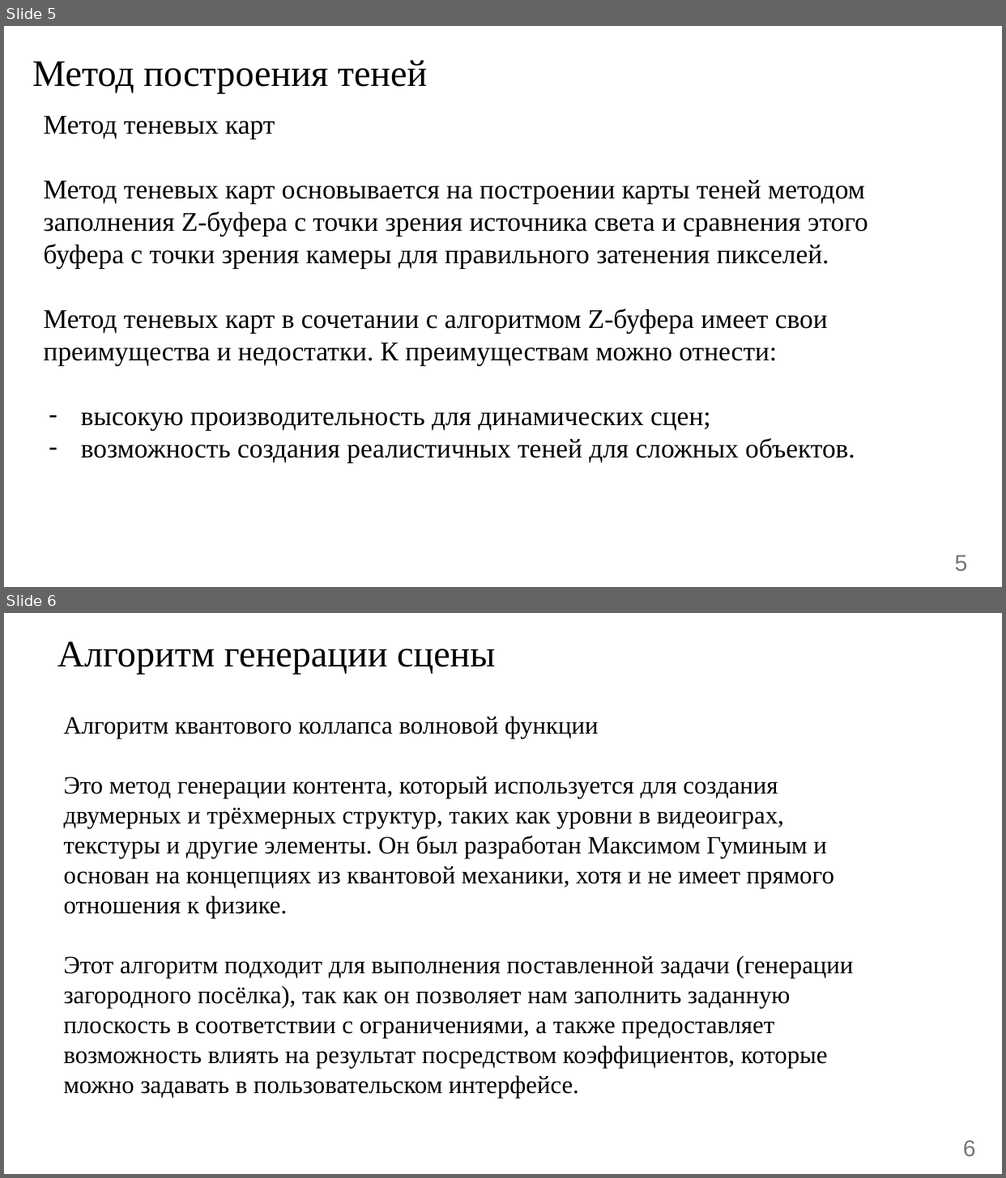
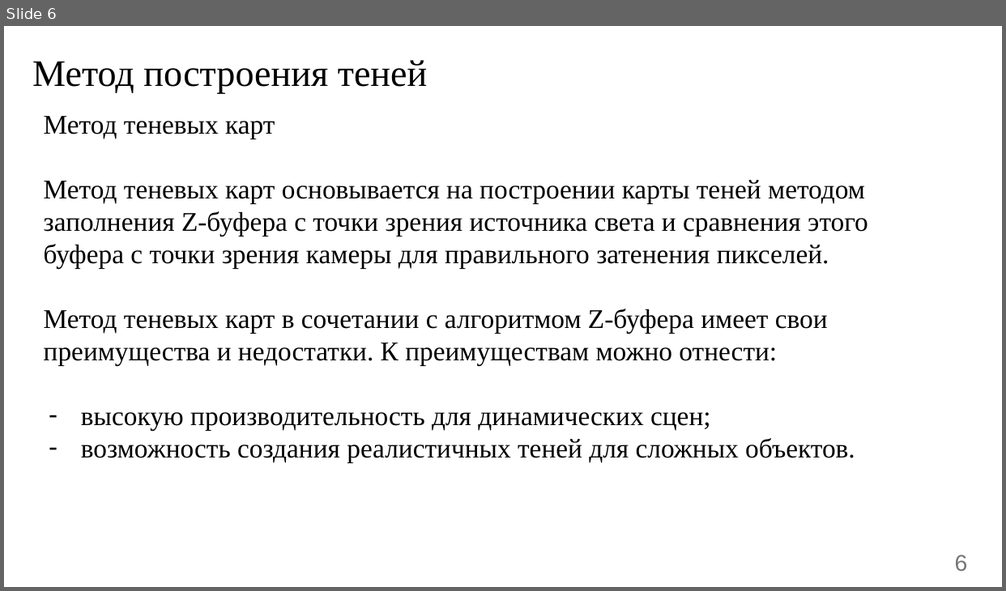
Before and after one commit to Danilado/IU7-CG-CW, a slide deck: docs/Presentation.pptx. Shown one above the other, each under a label of ours: slides 5 and 6 before the commit, slide 6 after it. The pictures are 1006x1178 and 1006x591 pixels, drawn with LibreOffice and Linux fonts; fonts in the diff are those of the drawing. Boxes give left, top, right and bottom in pixels: in the first picture for what was removed or moved away, otherwise in the second. Text is boxed around its words. In the diff, an @@ line names an element or a change of style, - is before the commit and + after.

```diff
--- a/docs/Presentation.pptx
+++ b/docs/Presentation.pptx
@@ slide 6 removed at [4, 613, 1002, 1174], background #FFFFFF @@
@@ title removed at [57, 641, 495, 674] @@
-Алгоритм генерации сцены
@@ text removed at [64, 716, 854, 1098] @@
-Алгоритм квантового коллапса волновой функции
-Это метод генерации контента, который используется для создания двумерных и трёхмерных структур, таких как уровни в видеоиграх, текстуры и другие элементы. Он был разработан Максимом Гуминым и основан на концепциях из квантовой механики, хотя и не имеет прямого отношения к физике.
-Этот алгоритм подходит для выполнения поставленной задачи (генерации загородного посёлка), так как он позволяет нам заполнить заданную плоскость в соответствии с ограничениями, а также предоставляет возможность влиять на результат посредством коэффициентов, которые можно задавать в пользовательском интерфейсе.
@@ text removed at [963, 1140, 976, 1157] @@
-6
@@ what was slide 5 is now slide 6 @@
@@ page number at [955, 555, 968, 571]: text changed @@
-5
+6
```
Also in this commit, not shown: 9 slides changed, 4 slides added, 1 other slide removed, 24 other files.
